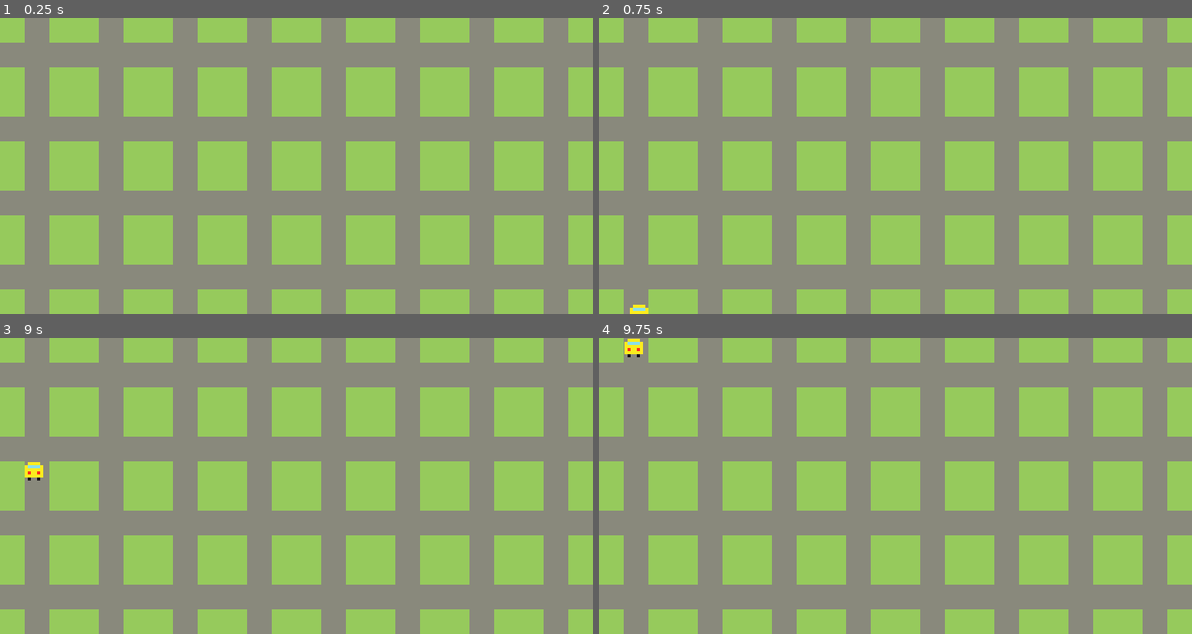
Above: before the commit, frames 1-4 (two rows, left to right).
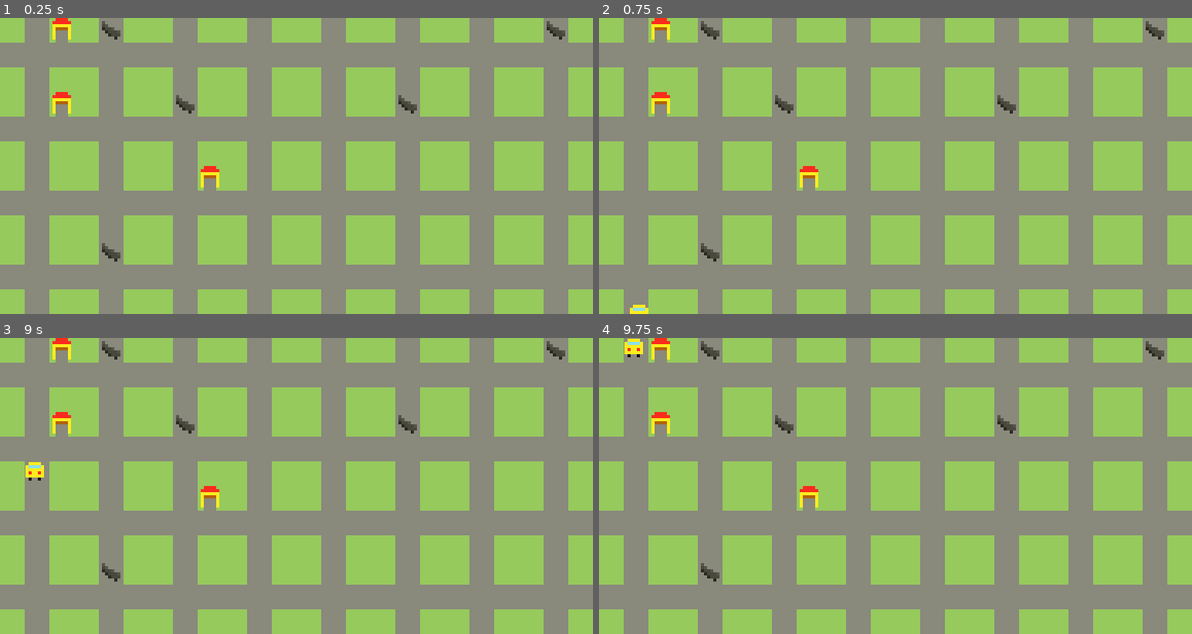
Above: after the commit, the same moments.

Repository: super-repair-bros/super-repair-bros
Game: Godot game, scene res://Scenes/level/level.tscn
The game is run twice, just before and just after one commit, with the same random seed, the same clock (stepped at 60 frames per second) and the same inputs.
Inputs:
- Up to frame 1 (0.25 s): no input
- Up to frame 2 (0.75 s): tap Enter at 0.5 s; hold D (right) from 0.53 s (still down)
- Up to frame 3 (9 s): tap Space at 1.25, 4.25, 6.5 s; release D (right) at 1.28 s; hold S (down) 1.28-2.03 s; hold D (right) 2.03-2.78 s; tap Enter at 2.75, 5 s; hold W (up) 2.78-3.53 s; hold A (left) 3.53-5.03 s; hold S (down) 5.03-5.78 s; hold D (right) 5.78-6.53 s; hold W (up) 6.53-7.28 s; hold D (right) 7.28-8.03 s; hold S (down) 8.03-8.78 s; hold A (left) from 8.78 s (still down)
- Up to frame 4 (9.75 s): release A (left) at 9.53 s; hold W (up) from 9.53 s (still down)

The runs differ from the first frame. In frame 1, 1.2% of the frame differs, in the area x 8-96%, y 0-83%; in frame 2, 1.2%; in frame 3, 1.2%, in the area x 4-96%, y 0-83%; in frame 4, 1.2%.

Commit message:
Add random tilesetting

Diff:
--- a/Scenes/level/tiles.gd
+++ b/Scenes/level/tiles.gd
@@ -3,8 +3,17 @@
 export var levelwidht = 8
 export var levelheight = 4
 
+const NUMTILES = 3
+
 # Called when the node enters the scene tree for the first time.
 func _ready():
+	randomize()
 	for lvlx in range(0, levelwidht):
 		for lvly in range(0, levelheight):
-			set_cell(lvlx, lvly, 0);
+			var percent = randi() % 99 + 1
+			if percent <= 80:
+				# Standard tile
+				set_cell(lvlx, lvly, 0);
+			else:
+				# Special tile
+				set_cell(lvlx, lvly, randi() % (NUMTILES-1) + 1);
Not shown, added: Assets/Graphics/tiles/crosswalk.png.import
Not shown, added: Assets/Graphics/tiles/road_house.png.import
